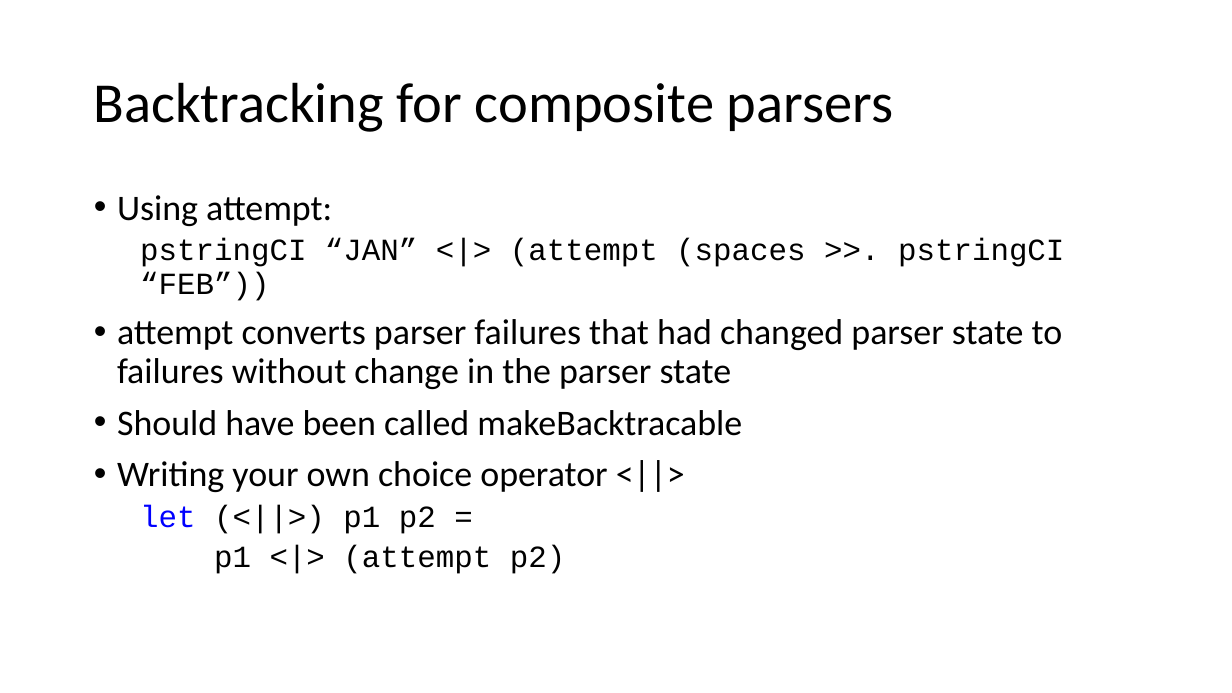
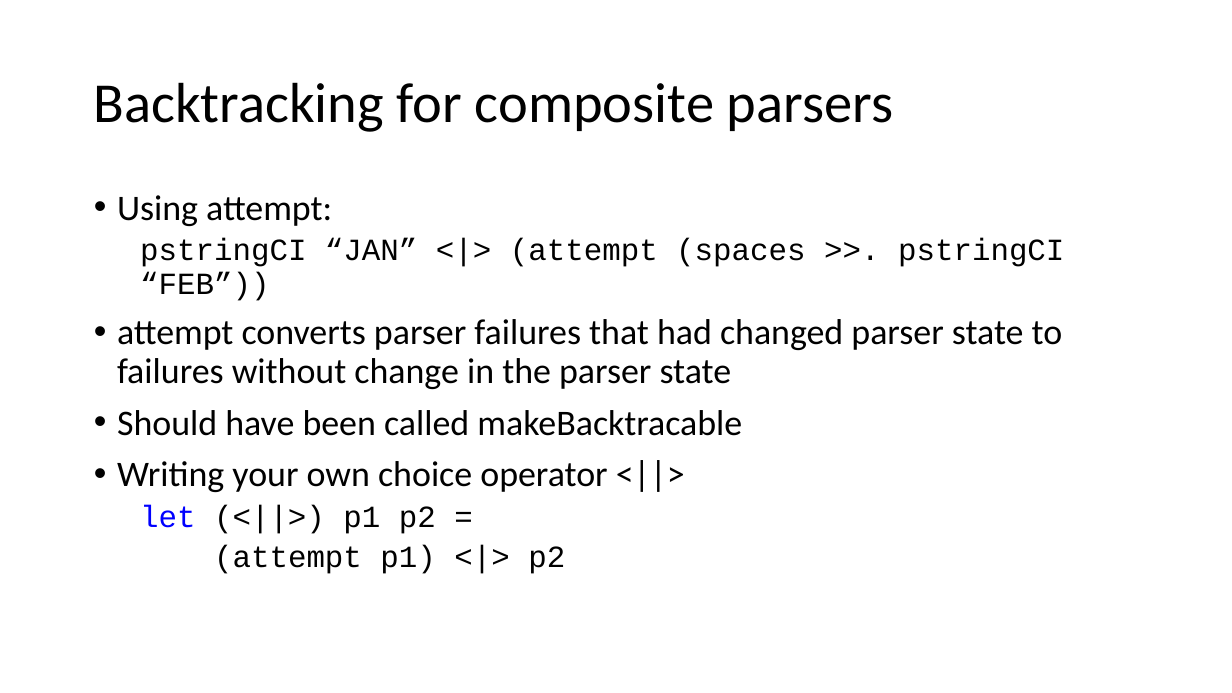
Before and after one commit to atiboros/PracticalFParsec, a slide deck: slide 15 of Slides/Practical FParsec V2.pptx. Drawn at 1232x693 pixels with LibreOffice and Linux fonts; fonts in the diff are those of the drawing. Boxes give left, top, right and bottom in pixels: in the first picture for what was removed or moved away, otherwise in the second. Text is boxed around its words. In the diff, an @@ line names an element or a change of style, - is before the commit and + after.

```diff
--- a/Slides/Practical FParsec V2.pptx
+++ b/Slides/Practical FParsec V2.pptx
@@ text at [214, 545, 565, 574]: text changed @@
-  p1 <|> (attempt p2)
+  (attempt p1) <|> p2
```
Also in this commit, not shown: 1 other slide changed, 1 other file.
